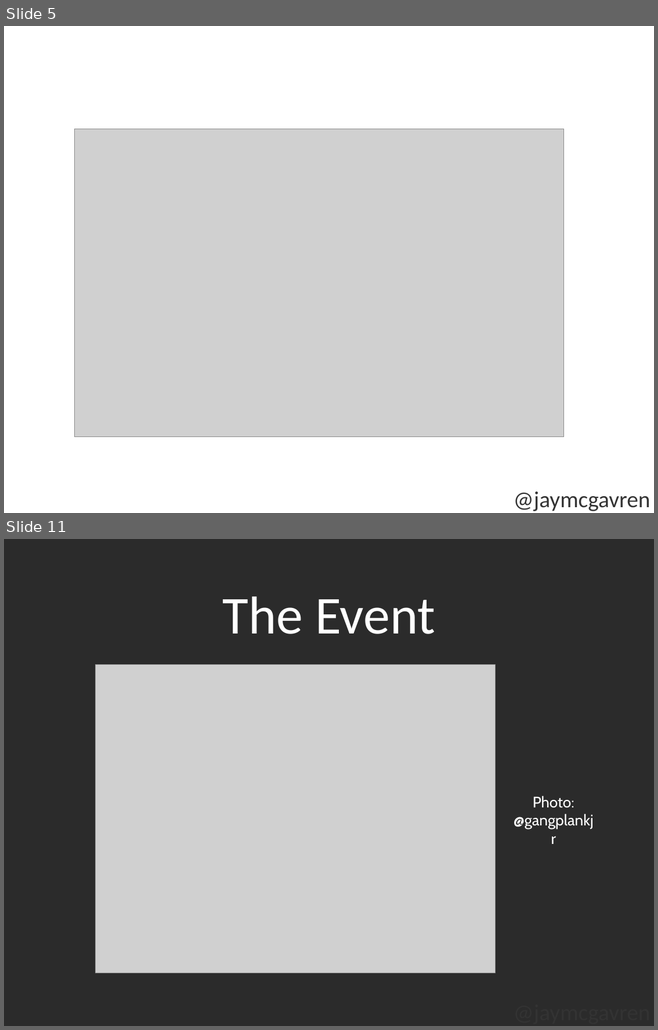
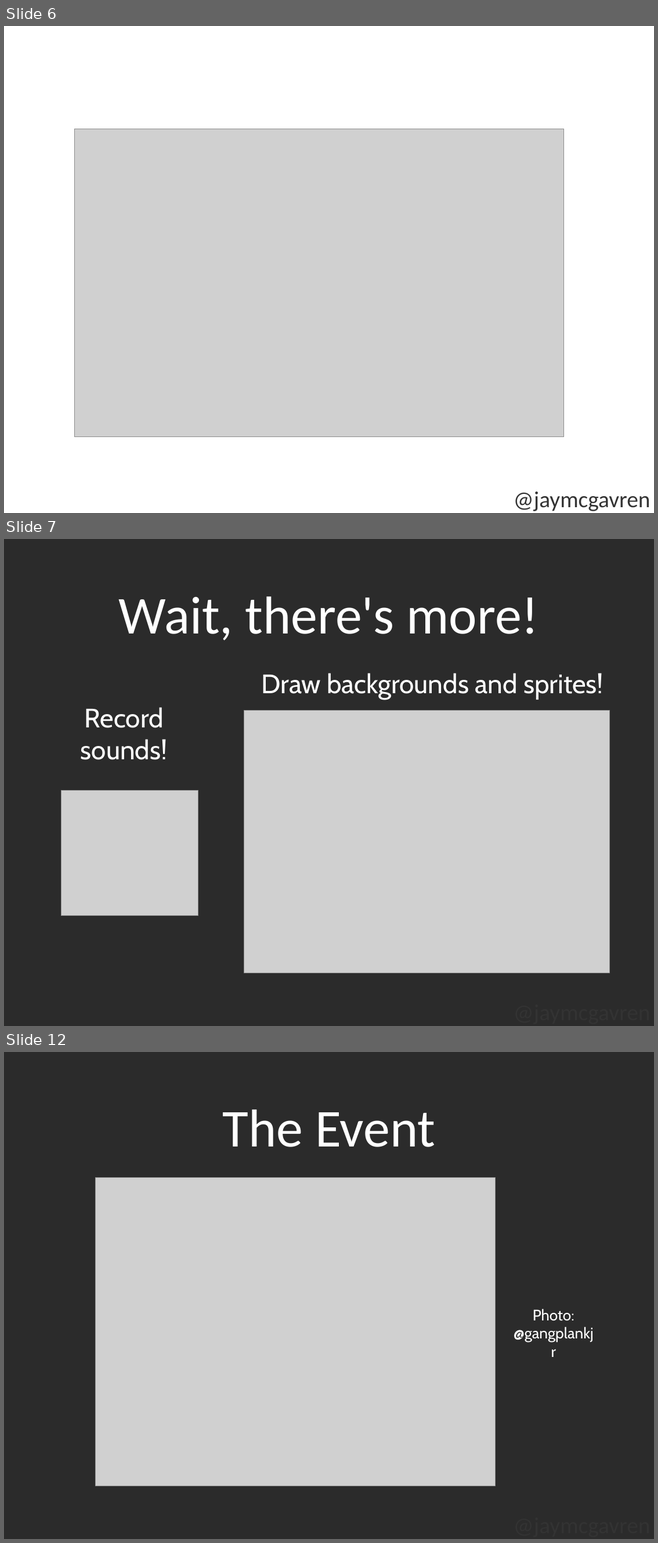
Before and after one commit to jaymcgavren/presentations, a slide deck: ignite_scratch/Ignite_Scratch.ppt. Shown one above the other, each under a label of ours: slides 5 and 11 before the commit, slides 6, 7 and 12 after it; the slides between them are not shown. The pictures are 658x1030 and 658x1543 pixels, drawn with LibreOffice and Linux fonts; fonts in the diff are those of the drawing; grey boxes stand for pictures; background and template pictures are left out; a plain dark background stands for a picture behind light text. Boxes give left, top, right and bottom in pixels: in the first picture for what was removed or moved away, otherwise in the second. Text is boxed around its words. In the diff, an @@ line names an element or a change of style, - is before the commit and + after.

```diff
--- a/ignite_scratch/Ignite_Scratch.ppt
+++ b/ignite_scratch/Ignite_Scratch.ppt
@@ slide 7 added at [4, 539, 654, 1026], background picture (left out); not listed: 1 template element that a slide beside it also shows @@
@@ text added at [119, 596, 539, 641], 84 pt, text #FFFFFF @@
+Wait, there's more!
@@ text added at [262, 673, 603, 700], 42 pt, text #FFFFFF @@
+Draw backgrounds and sprites!
@@ text added at [81, 707, 168, 760], 42 pt, text #FFFFFF @@
+Record sounds!
@@ picture added at [244, 710, 610, 973] @@
@@ picture added at [61, 790, 198, 916] @@
@@ what was slide 5 is now slide 6 @@
@@ what was slide 11 is now slide 12 @@
```
Also in this commit, not shown: 6 slides changed, 7 other slides added, 8 slides removed.
